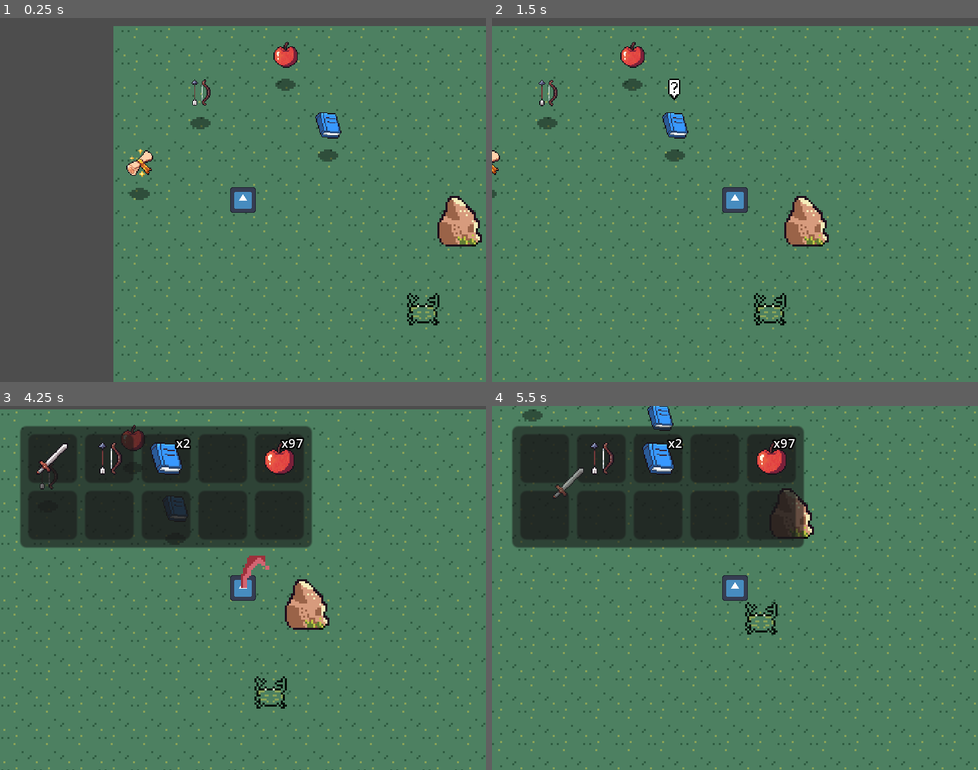
Above: before the commit, frames 1-4 (two rows, left to right).
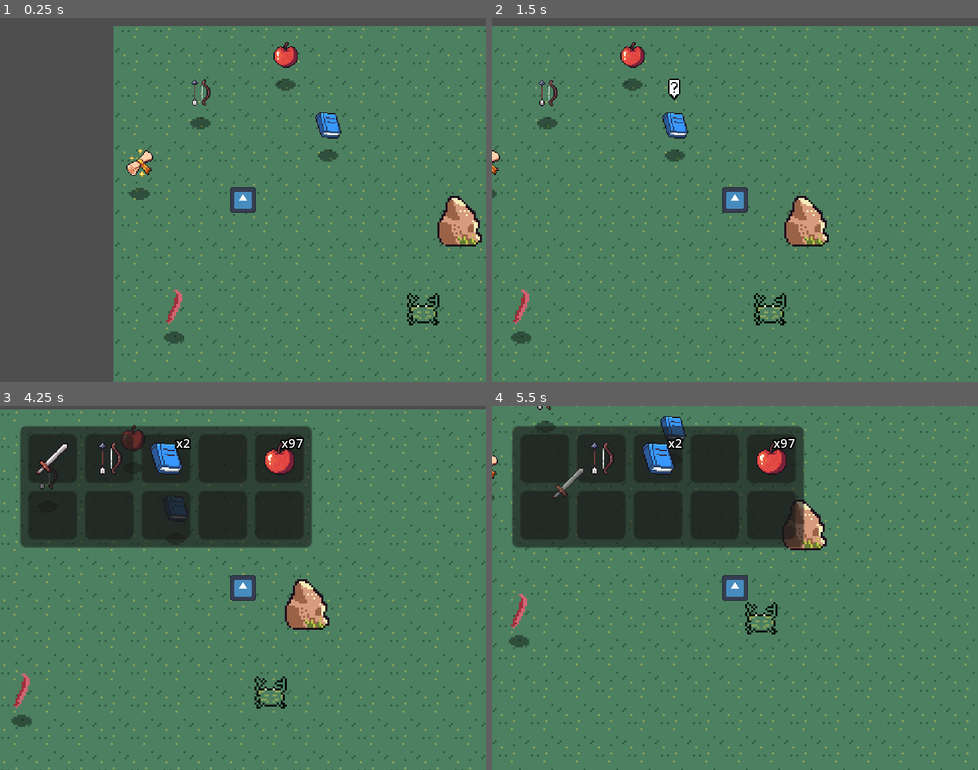
Above: after the commit, the same moments.

Repository: michaelwiest/godot-noah-game
Game: Godot game, scene res://scenes/main.tscn
Same seed, same stepped clock (60 frames per second), same inputs: the game is played once before the commit and once after it. The engine's default icon, where the game draws it, is replaced by a stand-in: a white triangle on a blue panel in a dark square.
Inputs (mouse positions are in pixels of both pictures, inside the frame that each line leads up to):
- Up to frame 1 (0.25 s): no input
- Up to frame 2 (1.5 s): tap Enter (ui_accept) at 0.5, 0.77, 0.8, 1.07 s; move the mouse to (841, 181) at 0.52 s; hold Right (ui_right) 0.53-1.25 s; hold I (interact) 0.53-1.25 s; click (841, 181) at 0.67 s; drag from (637, 218) to (735, 200) at 1.27 s
- Up to frame 3 (4.25 s): tap Enter (ui_accept) at 2, 2.3, 3.5, 3.6, 3.77, 4.07 s; move the mouse to (291, 507) at 2.02 s; hold Right (ui_right) 2.03-2.75 s; hold I (interact) 2.03-2.75 s; drag from (218, 660) to (136, 689) at 2.77 s; move the mouse to (388, 642) at 3.52 s; hold Left (ui_left) from 3.53 s (still down); tap Tab (inventory) at 4.15 s
- Up to frame 4 (5.5 s): release Left (ui_left) at 4.25 s; drag from (545, 456) to (739, 573) at 4.27 s; tap Enter (ui_accept) at 5, 5.3 s; move the mouse to (545, 456) at 5.02 s; hold Down (ui_down) from 5.03 s (still down); hold I (interact) from 5.03 s (still down); click (545, 456) at 5.17 s

The runs differ from the first frame. In frame 1, 0.2% of the frame differs, in the area x 33-38%, y 74-90%; in frame 2, 0.2%; in frame 3, 0.4%; in frame 4, 6.8%, in the area x 0-100%, y 0-100%.

Commit message:
Equip weapon from world item

Diff:
--- /dev/null
+++ b/game/resources/weapons/red_weapon.tres
@@ -0,0 +1,25 @@
+[gd_resource type="Resource" script_class="WeaponData" load_steps=6 format=3 uid="uid://b3skk2yy88spl"]
+
+[ext_resource type="PackedScene" uid="uid://bssovbqyoeldx" path="res://scenes/weapons/red_weapon/red_attack_1.tscn" id="1_lmvbw"]
+[ext_resource type="PackedScene" uid="uid://b1h45bvnthjkc" path="res://scenes/weapons/red_weapon/red_attack_2.tscn" id="2_6caol"]
+[ext_resource type="Script" path="res://scripts/inventory/weapon_data.gd" id="3_uq2mn"]
+[ext_resource type="Texture2D" uid="uid://c11amw342hs53" path="res://assets/weapons/red_weapon/red_weapon_2.png" id="4_sol84"]
+
+[sub_resource type="AtlasTexture" id="AtlasTexture_mk4nw"]
+atlas = ExtResource("4_sol84")
+region = Rect2(15, 0, 8, 17)
+
+[resource]
+script = ExtResource("3_uq2mn")
+force = 500.0
+damage = 1.0
+stops_movment = false
+equipment_slot = 0
+attack_indices = Array[int]([0, 1, 1])
+attack_scenes = Array[PackedScene]([ExtResource("1_lmvbw"), ExtResource("2_6caol")])
+combo_window = 0.4
+name = "RedWeapon"
+description = ""
+stackable = false
+texture = SubResource("AtlasTexture_mk4nw")
+interaction_type = 3
--- a/game/scenes/main.tscn
+++ b/game/scenes/main.tscn
@@ -1,21 +1,22 @@
-[gd_scene load_steps=19 format=3 uid="uid://dcnfrlh0vb6rv"]
+[gd_scene load_steps=20 format=3 uid="uid://ckd8m81b07rob"]
 
 [ext_resource type="Script" path="res://scripts/World.gd" id="1_cky74"]
 [ext_resource type="PackedScene" uid="uid://dptlsd0577fey" path="res://scenes/player/player.tscn" id="1_jgtet"]
-[ext_resource type="Texture2D" uid="uid://dba8mndptc85g" path="res://assets/environment/sand.png" id="2_m1ov6"]
+[ext_resource type="Texture2D" uid="uid://dnawjl0yf3n1p" path="res://assets/environment/sand.png" id="2_m1ov6"]
 [ext_resource type="Shader" path="res://shaders/blink_white.gdshader" id="4_s65n4"]
 [ext_resource type="Resource" uid="uid://ciencntirrh6" path="res://resources/test_inventory.tres" id="4_wssn3"]
-[ext_resource type="PackedScene" uid="uid://sdlq3hkgnbjg" path="res://scenes/weapons/red_weapon/red_weapon.tscn" id="6_fw135"]
 [ext_resource type="PackedScene" uid="uid://dl27yhnnxxnq4" path="res://scenes/enemies/crab/Crab.tscn" id="6_npkop"]
+[ext_resource type="Resource" uid="uid://b3skk2yy88spl" path="res://resources/weapons/red_weapon.tres" id="6_pmouw"]
 [ext_resource type="Script" path="res://scripts/inventory/inventory_interface.gd" id="7_04jhi"]
 [ext_resource type="PackedScene" uid="uid://bu04ksinencd4" path="res://scenes/inventory/inventory.tscn" id="7_q1wkd"]
 [ext_resource type="PackedScene" uid="uid://ci1ofrh1tfntn" path="res://scenes/environment/rock.tscn" id="8_l8mwe"]
-[ext_resource type="PackedScene" uid="uid://cwwmorg4pq0c8" path="res://scenes/core/world_item.tscn" id="9_qowr7"]
+[ext_resource type="PackedScene" uid="uid://bbag3plra4g3v" path="res://scenes/world_items/world_item.tscn" id="9_qowr7"]
 [ext_resource type="Resource" uid="uid://bv8jejavbd6k6" path="res://resources/items/apple.tres" id="10_5eq8h"]
 [ext_resource type="PackedScene" uid="uid://dxh4j6ubqdrc8" path="res://scenes/inventory/slot.tscn" id="10_gmakw"]
 [ext_resource type="Resource" uid="uid://dse1ehyjnosyv" path="res://resources/items/blue_book.tres" id="11_hxiq7"]
 [ext_resource type="Resource" uid="uid://c2o0b51pu6int" path="res://resources/items/bow.tres" id="12_3yxap"]
 [ext_resource type="Resource" uid="uid://dikb6fhl7eps4" path="res://resources/items/scroll.tres" id="13_i1whx"]
+[ext_resource type="PackedScene" uid="uid://wpumqqqfe1gm" path="res://scenes/world_items/weapon_world_items.tscn" id="13_wujjo"]
 
 [sub_resource type="ShaderMaterial" id="ShaderMaterial_mfsmm"]
 resource_local_to_scene = true
@@ -48,8 +49,6 @@
 
 [node name="Camera2D" type="Camera2D" parent="Player"]
 
-[node name="RedWeapon" parent="Player" instance=ExtResource("6_fw135")]
-
 [node name="Crab" parent="." instance=ExtResource("6_npkop")]
 
 [node name="Rock" parent="." instance=ExtResource("8_l8mwe")]
@@ -70,6 +69,10 @@
 [node name="WorldItems4" parent="." instance=ExtResource("9_qowr7")]
 position = Vector2(-140, -72)
 item_data = ExtResource("13_i1whx")
+
+[node name="WeaponWorldsItems" parent="." instance=ExtResource("13_wujjo")]
+position = Vector2(-123, -1)
+item_data = ExtResource("6_pmouw")
 
 [node name="UI" type="CanvasLayer" parent="."]
 
--- a/game/scenes/player/player.tscn
+++ b/game/scenes/player/player.tscn
@@ -1,10 +1,11 @@
-[gd_scene load_steps=9 format=3 uid="uid://dptlsd0577fey"]
+[gd_scene load_steps=10 format=3 uid="uid://dptlsd0577fey"]
 
 [ext_resource type="PackedScene" uid="uid://djtlf53p51ak8" path="res://scenes/core/Entity.tscn" id="1_6nayg"]
 [ext_resource type="Script" path="res://scripts/player/player.gd" id="1_wyaxs"]
 [ext_resource type="Shader" path="res://shaders/blink_white.gdshader" id="3_q1jv1"]
 [ext_resource type="Texture2D" uid="uid://dfsx58t5c05ai" path="res://icon.svg" id="3_wuvgd"]
 [ext_resource type="PackedScene" uid="uid://drimekthmngtx" path="res://scenes/core/boxes/player_interactor.tscn" id="5_k3e6i"]
+[ext_resource type="PackedScene" uid="uid://dkkqahsll6qx2" path="res://scenes/weapons/red_weapon/red_weapon.tscn" id="6_pm80a"]
 
 [sub_resource type="ShaderMaterial" id="ShaderMaterial_k5fwv"]
 resource_local_to_scene = true
@@ -49,6 +50,9 @@
 [node name="CollisionShape2D" parent="PlayerInteractor" index="0"]
 shape = SubResource("CircleShape2D_vcd7g")
 
+[node name="Weapon" parent="." index="7" instance=ExtResource("6_pm80a")]
+weapon_data = null
+
 [connection signal="timeout" from="WeaponForceTimer" to="." method="_on_weapon_force_timer_timeout"]
 
 [editable path="PlayerInteractor"]
--- a/game/scenes/weapons/red_weapon/red_weapon.tres
+++ /dev/null
@@ -1,19 +0,0 @@
-[gd_resource type="Resource" script_class="WeaponData" load_steps=4 format=3 uid="uid://b3skk2yy88spl"]
-
-[ext_resource type="Script" path="res://scripts/inventory/weapon_data.gd" id="1_k3s8o"]
-[ext_resource type="PackedScene" uid="uid://bssovbqyoeldx" path="res://scenes/weapons/red_weapon/red_attack_1.tscn" id="1_lhktd"]
-[ext_resource type="PackedScene" uid="uid://b1h45bvnthjkc" path="res://scenes/weapons/red_weapon/red_attack_2.tscn" id="2_exv6o"]
-
-[resource]
-script = ExtResource("1_k3s8o")
-force = 500.0
-damage = 1.0
-stops_movment = false
-equipment_slot = 0
-attack_indices = Array[int]([0, 1, 1])
-attack_scenes = Array[PackedScene]([ExtResource("1_lhktd"), ExtResource("2_exv6o")])
-combo_window = 0.4
-name = ""
-description = ""
-stackable = false
-interaction_type = 3
--- a/game/scenes/weapons/red_weapon/red_weapon.tscn
+++ b/game/scenes/weapons/red_weapon/red_weapon.tscn
@@ -1,7 +1,7 @@
-[gd_scene load_steps=3 format=3 uid="uid://sdlq3hkgnbjg"]
+[gd_scene load_steps=3 format=3 uid="uid://dkkqahsll6qx2"]
 
 [ext_resource type="PackedScene" uid="uid://coq3fu840y45p" path="res://scenes/core/Weapon.tscn" id="1_d4oin"]
-[ext_resource type="Resource" uid="uid://b3skk2yy88spl" path="res://scenes/weapons/red_weapon/red_weapon.tres" id="2_li1oh"]
+[ext_resource type="Resource" uid="uid://b3skk2yy88spl" path="res://resources/weapons/red_weapon.tres" id="2_au10e"]
 
 [node name="RedWeapon" instance=ExtResource("1_d4oin")]
-weapon_data = ExtResource("2_li1oh")
+weapon_data = ExtResource("2_au10e")
--- /dev/null
+++ b/game/scenes/world_items/weapon_world_items.tscn
@@ -0,0 +1,12 @@
+[gd_scene load_steps=3 format=3 uid="uid://wpumqqqfe1gm"]
+
+[ext_resource type="PackedScene" uid="uid://bbag3plra4g3v" path="res://scenes/world_items/world_item.tscn" id="1_ahvcl"]
+[ext_resource type="Script" path="res://scripts/world_items/weapon_world_items.gd" id="2_cer07"]
+
+[node name="WeaponWorldsItems" instance=ExtResource("1_ahvcl")]
+script = ExtResource("2_cer07")
+
+[node name="ItemSprite2D" parent="." index="0"]
+scale = Vector2(1, 1)
+
+[editable path="Interactable"]
--- a/game/scenes/core/world_item.tscn
+++ b/game/scenes/world_items/world_item.tscn
@@ -1,6 +1,6 @@
-[gd_scene load_steps=6 format=3 uid="uid://cwwmorg4pq0c8"]
+[gd_scene load_steps=6 format=3 uid="uid://bbag3plra4g3v"]
 
-[ext_resource type="Script" path="res://scripts/core/world_item.gd" id="1_jsomt"]
+[ext_resource type="Script" path="res://scripts/world_items/world_item.gd" id="1_4sswa"]
 [ext_resource type="Texture2D" uid="uid://drj0wndlf8c0l" path="res://assets/items/info_icon.png" id="1_kjy5r"]
 [ext_resource type="Texture2D" uid="uid://dhem5v4ow1635" path="res://assets/environment/small_shadow.png" id="1_t3imp"]
 [ext_resource type="PackedScene" uid="uid://8pmt3qbpu5qa" path="res://scenes/core/boxes/interactable.tscn" id="3_drggj"]
@@ -9,7 +9,7 @@
 radius = 29.0172
 
 [node name="WorldItems" type="Node2D"]
-script = ExtResource("1_jsomt")
+script = ExtResource("1_4sswa")
 
 [node name="ItemSprite2D" type="Sprite2D" parent="."]
 scale = Vector2(0.5, 0.5)
--- a/game/scripts/World.gd
+++ b/game/scripts/World.gd
@@ -1,6 +1,6 @@
 extends Node2D
 
-@onready var red_weapon: Weapon = $Player/RedWeapon
+#@onready var weapon: Weapon = $Player/Weapon
 @onready var inventory_interface: Control = $UI/InventoryInterface
 @onready var player: Player = $Player
 
@@ -12,9 +12,9 @@
 
 # Hack for now before having equipment associated with the player
 func _process(delta):
-	pass
 	if Input.is_action_just_pressed("ui_accept"):
-		red_weapon.use()
+		if player.weapon.weapon_data:
+			player.weapon.use()
 
 func toggle_inventory_interface() -> void:
 	inventory_interface.visible = not inventory_interface.visible
--- a/game/scripts/core/Weapon.gd
+++ b/game/scripts/core/Weapon.gd
@@ -14,6 +14,9 @@
 func _create_attacks():
 	# Helper function to attach attacks to a weapon given
 	# the supplied packed scenes
+	if not weapon_data:
+		return
+
 	for attack_index in weapon_data.attack_indices:
 		var attack: Attack = weapon_data.attack_scenes[attack_index].instantiate()
 		add_child(attack)
@@ -33,7 +36,9 @@
 	scale = Vector2(scale[0] * -1, 1)
 
 func use():
-	if not attacking:
+	# Check if not attacking and attack index is not out of bounds
+	# Gaurd against attacks of size 0
+	if not attacking and active_attack_index < len(attacks):
 		attacks[active_attack_index].use()
 		_increment_attack_index()
 
--- a/game/scripts/inventory/weapon_data.gd
+++ b/game/scripts/inventory/weapon_data.gd
@@ -15,5 +15,8 @@
 @export var attack_scenes: Array[PackedScene] = []
 @export var combo_window: float = 0.2  # Seconds
 
+# TODO: Investigate if Resources have a _ready() function
+# When printing in this function it never displays anything to the console
 func _ready():
+	print("%s: %s %s" % [name, attack_indices.max() , len(attack_scenes)])
 	assert (attack_indices.max() < len(attack_scenes))
--- a/game/scripts/player/player.gd
+++ b/game/scripts/player/player.gd
@@ -8,6 +8,7 @@
 @onready var last_direction: Vector2
 @onready var weapon_force: float = 0
 @onready var weapon_timer = $WeaponForceTimer
+@onready var weapon: Weapon = $Weapon
 
 # Called every frame. 'delta' is the elapsed time since the previous frame.
 func _physics_process(delta):
@@ -50,5 +51,10 @@
 		toggle_inventory.emit()
 
 ## Adds world_item to equipment slot and instances a Weapon for the player to use
-func equip_world_item(world_item: WorldItem) -> void:
+func equip_weapon_world_item(weapon_world_item: WeaponWorldItem) -> void:
+	#var red_weapon = load("res://scenes/weapons/red_weapon/red_weapon.tscn")
+	#weapon = red_weapon.instantiate()
+	#print(weapon_world_item.item_data)
+	#weapon.weapon_data = weapon_world_item.item_data as WeaponData
+	#print (weapon.weapon_data)
 	pass
--- /dev/null
+++ b/game/scripts/world_items/weapon_world_items.gd
@@ -0,0 +1,19 @@
+extends WorldItem
+
+class_name WeaponWorldItem
+
+func _on_interactable_interacted(interactor: Interactor) -> void:
+	print("weapon interaction")
+	if interactor.controller and interactor.controller is Player:
+		var player = interactor.controller
+		var red_weapon_scene = preload("res://scenes/weapons/red_weapon/red_weapon.tscn")
+		var red_weapon = red_weapon_scene.instantiate()
+
+		player.weapon.queue_free()
+		player.add_child(red_weapon)
+		player.weapon = red_weapon
+		player.weapon.weapon_data = red_weapon.weapon_data as WeaponData
+
+		self.remove_item_from_world(interactor)
+
+		#player.equip_weapon_world_item(self)
--- a/game/scripts/core/world_item.gd
+++ b/game/scripts/world_items/world_item.gd
@@ -47,11 +47,11 @@
 		item_data.InteractionType.EQUIP:
 			print("%s Equipped up %s" % [interactor, $Interactable])
 
-			# TODO: This is a placeholder to allow the player to equip world items
-			if interactor.controller:
-				interactor.controller.equip_world_item(self)
-
 ## Add the current WorldItem to specified inventory
 func add_item_to_inventory(inventory_data: InventoryData) -> bool:
 	var slot_data: SlotData = SlotData.new().create_single_slot_data(self.item_data)
 	return inventory_data.insert_slot_data(slot_data)
+
+## Add any clean up actions required to remove item from world
+func remove_item_from_world(interactor: Interactor) -> void:
+	self.queue_free()
Renamed: game/scenes/weapons/blue_weapon/blue_weapon.tres -> game/resources/weapons/blue_weapon.tres
Not shown: 1 places in game/scenes/weapons/red_weapon/red_attack_1.tscn that only renumber resources
